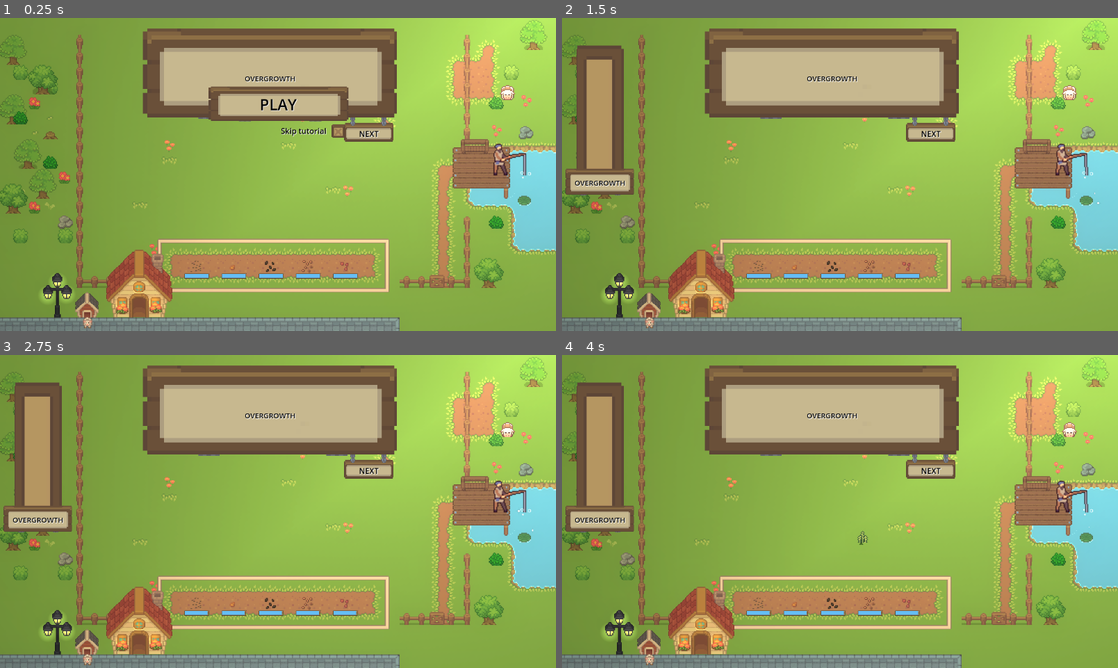
Above: before the commit, frames 1-4 (two rows, left to right).
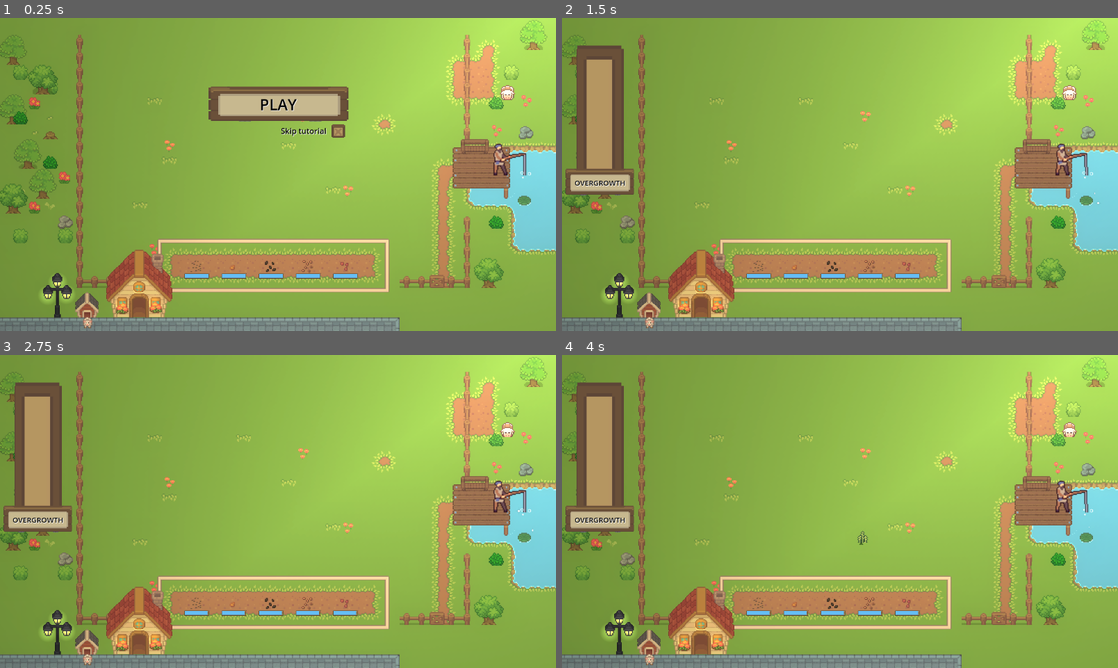
Above: after the commit, the same moments.

Repository: Piggward/GetOutOfMeGarden
Game: Godot game, scene res://scenes/main_scene_art.tscn
Two runs of this game, one before a commit and one after it. Both use one fixed random seed, a clock stepped at 60 frames per second and the inputs below. Sound files missing from this copy of the repository are replaced by a short silence.
Inputs (mouse positions are in pixels of both pictures, inside the frame that each line leads up to):
- Up to frame 1 (0.25 s): no input
- Up to frame 2 (1.5 s): click (901, 130) at 0.5 s; click (840, 102) at 1.25 s
- Up to frame 3 (2.75 s): move the mouse to (366, 467) at 2.02 s; press the mouse at (366, 467) at 2.03 s
- Up to frame 4 (4 s): move the mouse to (728, 527) at 2.77 s; release the mouse at (728, 527) at 2.78 s; right-click (728, 527) at 2.85 s; click (728, 527) at 2.92 s; move the mouse to (895, 442) at 3.52 s; press the mouse at (895, 442) at 3.53 s

The runs differ from the first frame. In frame 1, 11% of the frame differs, in the area x 25-72%, y 3-40%; in frame 2, 14%; in frame 3, 14%; in frame 4, 14%.

Commit message:
working but still wip

Diff:
--- a/scenes/main_scene_art.tscn
+++ b/scenes/main_scene_art.tscn
@@ -19,8 +19,10 @@
 [ext_resource type="Script" uid="uid://dwsrb5u1m7wgm" path="res://scenes/next_rect.gd" id="19_emd7q"]
 [ext_resource type="Texture2D" uid="uid://bounp0ijqm03e" path="res://assets/ui/UI_all.png" id="19_ta3j7"]
 [ext_resource type="PackedScene" uid="uid://br87xu4ho1sjl" path="res://scenes/general_label.tscn" id="19_wau27"]
-[ext_resource type="Script" uid="uid://bssmjuglarusr" path="res://scenes/next_texture_btn.gd" id="20_emd7q"]
+[ext_resource type="Script" uid="uid://i2q3r674j632" path="res://scripts/check_box.gd" id="20_eghg8"]
+[ext_resource type="Script" path="res://scenes/next_texture_btn.gd" id="20_emd7q"]
 [ext_resource type="PackedScene" uid="uid://c4tlk3cb5tojl" path="res://scenes/fish/fisherman.tscn" id="20_ta3j7"]
+[ext_resource type="Texture2D" uid="uid://xj5mpyhlnoup" path="res://assets/ui/items.png" id="21_eghg8"]
 
 [sub_resource type="Animation" id="Animation_emd7q"]
 length = 0.001
@@ -305,9 +307,13 @@
 atlas = ExtResource("18_01anq")
 region = Rect2(65.5548, 37.3099, 60.6124, 22.1226)
 
-[sub_resource type="AtlasTexture" id="AtlasTexture_om63h"]
+[sub_resource type="AtlasTexture" id="AtlasTexture_txwpe"]
 atlas = ExtResource("19_ta3j7")
 region = Rect2(304, 0, 16, 16)
+
+[sub_resource type="AtlasTexture" id="AtlasTexture_syufy"]
+atlas = ExtResource("21_eghg8")
+region = Rect2(0, 0, 16, 18)
 
 [node name="Node2D2" type="Node2D"]
 
@@ -533,6 +539,7 @@
 visible = false
 
 [node name="ToolTip" parent="CanvasLayer" instance=ExtResource("19_wau27")]
+visible = false
 anchors_preset = -1
 anchor_left = 0.466
 anchor_top = 0.01
@@ -652,7 +659,11 @@
 
 [node name="CheckBox" type="Button" parent="CanvasLayer/MainMenu/SkipTutorialContainer"]
 layout_mode = 2
+focus_mode = 0
 flat = true
+script = ExtResource("20_eghg8")
+unchecked_texture = SubResource("AtlasTexture_txwpe")
+checked_texture = SubResource("AtlasTexture_syufy")
 
 [node name="Texture" type="TextureRect" parent="CanvasLayer/MainMenu/SkipTutorialContainer/CheckBox"]
 texture_filter = 1
@@ -668,7 +679,6 @@
 offset_bottom = 14.0
 grow_horizontal = 2
 grow_vertical = 2
-texture = SubResource("AtlasTexture_om63h")
 script = ExtResource("20_emd7q")
 
 [node name="Label2" type="Label" parent="CanvasLayer/MainMenu/SkipTutorialContainer"]
@@ -687,6 +697,7 @@
 [connection signal="mouse_entered" from="CanvasLayer/MainMenu/PlayButton/TextureRect" to="CanvasLayer/MainMenu/PlayButton/TextureRect" method="_on_mouse_entered"]
 [connection signal="mouse_exited" from="CanvasLayer/MainMenu/PlayButton/TextureRect" to="CanvasLayer/MainMenu/PlayButton/TextureRect" method="_on_mouse_exited"]
 [connection signal="pressed" from="CanvasLayer/MainMenu/SkipTutorialContainer/CheckBox" to="GameManager" method="_toggle_skip_tutorial"]
+[connection signal="pressed" from="CanvasLayer/MainMenu/SkipTutorialContainer/CheckBox" to="CanvasLayer/MainMenu/SkipTutorialContainer/CheckBox" method="_toggle"]
 [connection signal="gui_input" from="CanvasLayer/MainMenu/SkipTutorialContainer/CheckBox/Texture" to="CanvasLayer/MainMenu/SkipTutorialContainer/CheckBox/Texture" method="_on_gui_input"]
 [connection signal="mouse_entered" from="CanvasLayer/MainMenu/SkipTutorialContainer/CheckBox/Texture" to="CanvasLayer/MainMenu/SkipTutorialContainer/CheckBox/Texture" method="_on_mouse_entered"]
 [connection signal="mouse_exited" from="CanvasLayer/MainMenu/SkipTutorialContainer/CheckBox/Texture" to="CanvasLayer/MainMenu/SkipTutorialContainer/CheckBox/Texture" method="_on_mouse_exited"]
--- a/scripts/canvas_layer.gd
+++ b/scripts/canvas_layer.gd
@@ -1,6 +1,7 @@
 extends CanvasLayer
 
 @onready var play_button = $MainMenu
+@onready var tool_tip = $ToolTip
 
 func _ready():
 	Global.game_start.connect(_start)
@@ -10,6 +11,7 @@
 	for child in get_children():
 		child.show()
 	play_button.hide()
+	tool_tip.hide()
 
 func _tutorial() -> void:
 	play_button.hide()
--- /dev/null
+++ b/scripts/check_box.gd
@@ -0,0 +1,22 @@
+extends Button
+
+@export var unchecked_texture: AtlasTexture
+@export var checked_texture: AtlasTexture
+@export var initial_value: bool = false
+
+@onready var texture_rect: TextureRect = $Texture
+
+var checked = initial_value # ugh det blir bara värre alltså
+
+func _ready():
+	if checked:
+		texture_rect.texture = checked_texture
+	else:
+		texture_rect.texture = unchecked_texture
+
+func _toggle() -> void:
+	checked = not checked
+	if checked:
+		texture_rect.texture = checked_texture
+	else:
+		texture_rect.texture = unchecked_texture
--- a/scripts/game_manager.gd
+++ b/scripts/game_manager.gd
@@ -5,17 +5,17 @@
 @onready var skip_tutorial_button = $"../CanvasLayer/MainMenu/SkipTutorialContainer/CheckBox"
 
 #spawn rates
-var weed_timer:Timer
-var root_timer:Timer
-@export var wave1_weed_amount:float
-@export var wave2_weed_amount:float
-@export var wave3_weed_amount:float
-@export var wave4_weed_amount:float
-@export var wave2_root_amount:float
-@export var wave3_root_amount:float
-@export var wave4_root_amount:float
-@export var wave3_bunny_amount:float
-@export var wave4_bunny_amount:float
+var weed_timer: Timer
+var root_timer: Timer
+@export var wave1_weed_amount: float
+@export var wave2_weed_amount: float
+@export var wave3_weed_amount: float
+@export var wave4_weed_amount: float
+@export var wave2_root_amount: float
+@export var wave3_root_amount: float
+@export var wave4_root_amount: float
+@export var wave3_bunny_amount: float
+@export var wave4_bunny_amount: float
 
 var skip_tutorial: bool = false # FIXME: ugh ger upp, försökt lära mig nåt men svär har bara blivit dummare
 
@@ -83,10 +83,10 @@
 		GameState.WAVE_3:
 			bunny_manager._set_spawn_rate(wave3_bunny_amount)
 			bunny_manager.set_spawn(true)
-			weed_timer.wait_time=wave3_weed_amount
+			weed_timer.wait_time = wave3_weed_amount
 			root_timer.wait_time = wave3_root_amount
 		GameState.WAVE_4:
-			weed_timer.wait_time=wave4_weed_amount
+			weed_timer.wait_time = wave4_weed_amount
 			root_timer.wait_time = wave4_root_amount
 			bunny_manager._set_spawn_rate(wave4_bunny_amount)
 			# TODO
@@ -101,7 +101,7 @@
 	# Just wait 5s for now
 	var start_next_wave_timer = Timer.new()
 	add_child(start_next_wave_timer)
-	if(current_state == GameState.WAVE_3):
+	if (current_state == GameState.WAVE_3):
 		start_next_wave_timer.wait_time = 45.0 # Wait 5.0s for now
 	else:
 		start_next_wave_timer.wait_time = 12.0 # Wait 5.0s for now
@@ -124,8 +124,6 @@
 
 func _toggle_skip_tutorial() -> void:
 	skip_tutorial = not skip_tutorial
-	print("_toggle_skip_tutorial")
-
 
 func _on_audio_stream_player_finished() -> void:
 	var next_song = main_bg_music[(current_state) - 1]
Not shown: 1 places in scenes/main_scene_art.tscn that only renumber resources
Not shown, added: scripts/check_box.gd.uid
